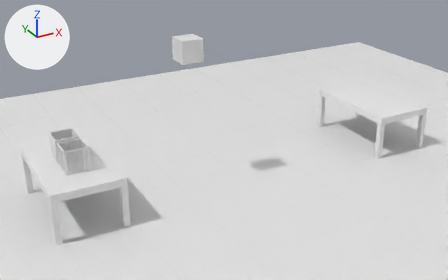
The Blender file src/simulator/meshes/epistemic_scene.blend as it was, and as the next commit left it.
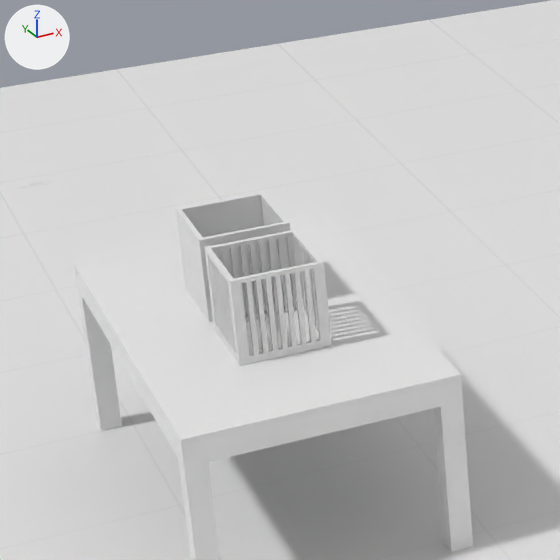
Old and new are each drawn whole from a 50 mm lens placed at (-0.95, -7.47, 4.27), pointed at (3.12, -0.08, 0.57) and again close up on the part from 0% to 34% of the width and 27% to 82% of the height. Arrows for +X, +Y and +Z are at upper left; the lights stay in place.

The older version as bpy lines, for what is in view:
```python
me_cube_001 = bpy.data.meshes.new('Cube.001')
me_cube_001.from_pydata(...)  # 24 vertices, 22 faces; spans x -0.165..0.165, y -0.165..0.165, z 0.0..0.324
me_cube_001.materials.append(mat_material)  # white #e7e7e7
me_cube_004 = bpy.data.meshes.new('Cube.004')
me_cube_004.from_pydata(...)  # 272 vertices, 164 faces; spans x -0.165..0.165, y -0.165..0.165, z 0.0..0.324
me_cube_004.materials.append(mat_material_001)  # white #e7e7e7
me_plane_003 = bpy.data.meshes.new('Plane.003')
me_plane_003.from_pydata(...)  # 48 vertices, 46 faces; spans x -0.48..0.48, y -0.8..0.8, z 0.0..0.7
# faces by material slot: [26, 20]
me_plane_003.materials.append(mat_wood_001)  # its picture is missing
me_plane_003.materials.append(mat_wood_leg)  # its picture is missing
ob_box_opaque_1 = bpy.data.objects.new('box_opaque_1', me_cube_001)
ob_box_opaque_1.location = (0.85, 0.2, 0.7)
ob_box_transp_1 = bpy.data.objects.new('box_transp_1', me_cube_004)
ob_box_transp_1.location = (0.85, -0.2, 0.7)
ob_table = bpy.data.objects.new('table', me_plane_003)
ob_table.location = (0.853, 0.0, 0.7)
ob_table.rotation_euler = (-3.142, 0.0, 0.0)  # degrees (-180, 0, 0)
# also in view: 'floor' at (3.5, 0.0, -0.05)
```
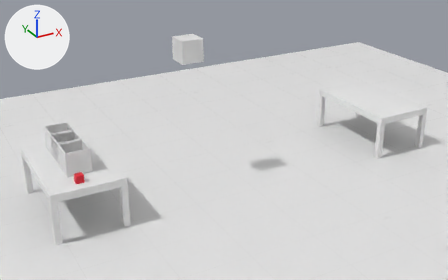
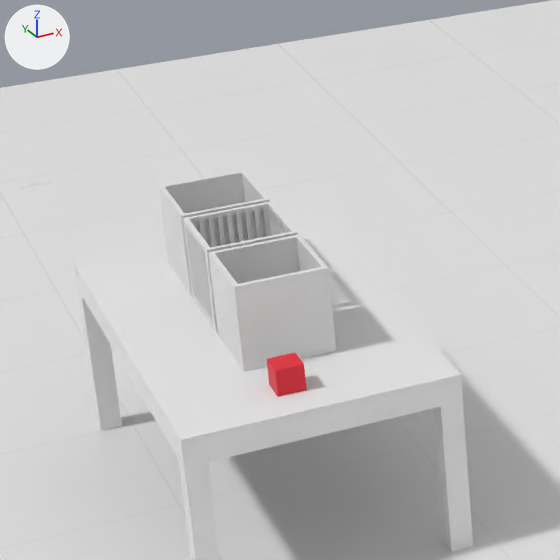
Changed parts and their boxes [x1, y1, x2, y2] in the close-ups (560 x 560 px):
```json
{"object": "box_transp_1", "change": "moved", "before": [205, 229, 332, 366], "after": [183, 201, 298, 333]}
{"object": "box_opaque_2", "change": "added", "after": [208, 234, 336, 372]}
{"object": "box_opaque_1", "change": "moved", "before": [176, 192, 291, 322], "after": [159, 170, 270, 296]}
{"object": "r1", "change": "added", "after": [267, 353, 307, 397], "on screen": "red"}
```

Edits to the scene script, one JSON object a line:
```json
{"op": "add", "block": "mat_material_003", "code": ["mat_material_003 = principled_material('Material.003')", "mat_material_003.base_color = (0.8, 0.0133, 0.0325)  # red #e71e33"]}
{"op": "add", "block": "mat_material_002", "code": ["mat_material_002 = principled_material('Material.002')", "mat_material_002.base_color = (0.8, 0.8, 0.8)  # white #e7e7e7"]}
{"op": "add", "block": "me_cube_007", "code": ["me_cube_007 = bpy.data.meshes.new('Cube.007')", "me_cube_007.from_pydata(...)  # a box spanning x -0.05..0.05, y -0.05..0.05, z -0.05..0.05", "me_cube_007.materials.append(mat_material_003)  # red #e71e33"]}
{"op": "add", "block": "me_cube_003", "code": ["me_cube_003 = bpy.data.meshes.new('Cube.003')", "me_cube_003.from_pydata(...)  # 24 vertices, 22 faces; spans x -0.165..0.165, y -0.165..0.165, z 0.0..0.324", "me_cube_003.materials.append(mat_material_002)  # white #e7e7e7"]}
{"op": "set", "path": "ob_box_opaque_1.location", "old": "(0.85, 0.2, 0.7)", "new": "(0.85, 0.45, 0.7)"}
{"op": "set", "path": "ob_box_transp_1.location", "old": "(0.85, -0.2, 0.7)", "new": "(0.85, 0.1, 0.7)"}
{"op": "add", "block": "ob_r1", "code": ["ob_r1 = bpy.data.objects.new('r1', me_cube_007)", "ob_r1.location = (0.784, -0.604, 0.75)", "ob_r1.rotation_euler = (0.0, 0.0, -3.142)  # degrees (0, 0, -180)"]}
{"op": "add", "block": "ob_box_opaque_2", "code": ["ob_box_opaque_2 = bpy.data.objects.new('box_opaque_2', me_cube_003)", "ob_box_opaque_2.location = (0.85, -0.25, 0.7)"]}
```
